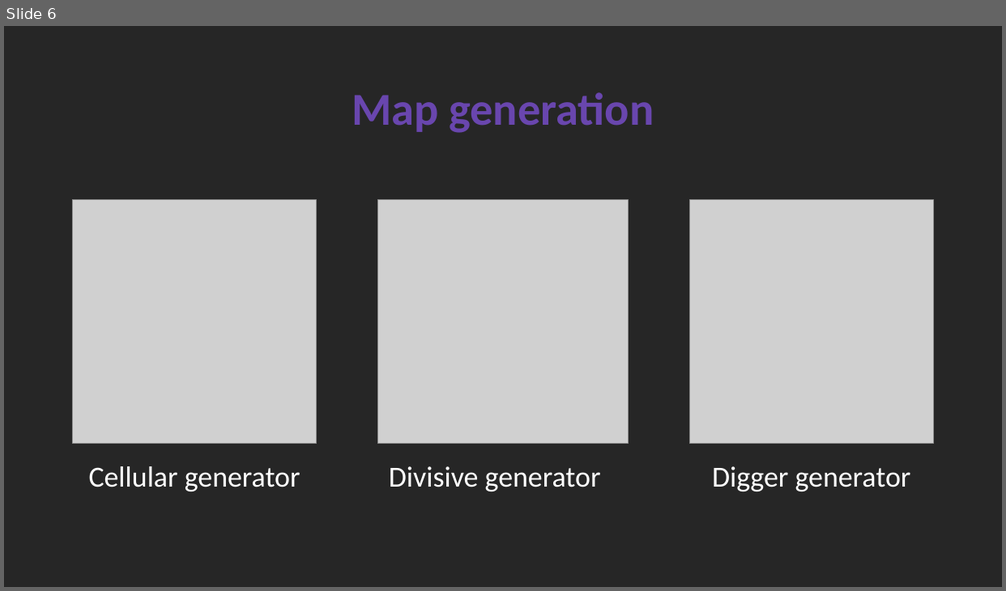
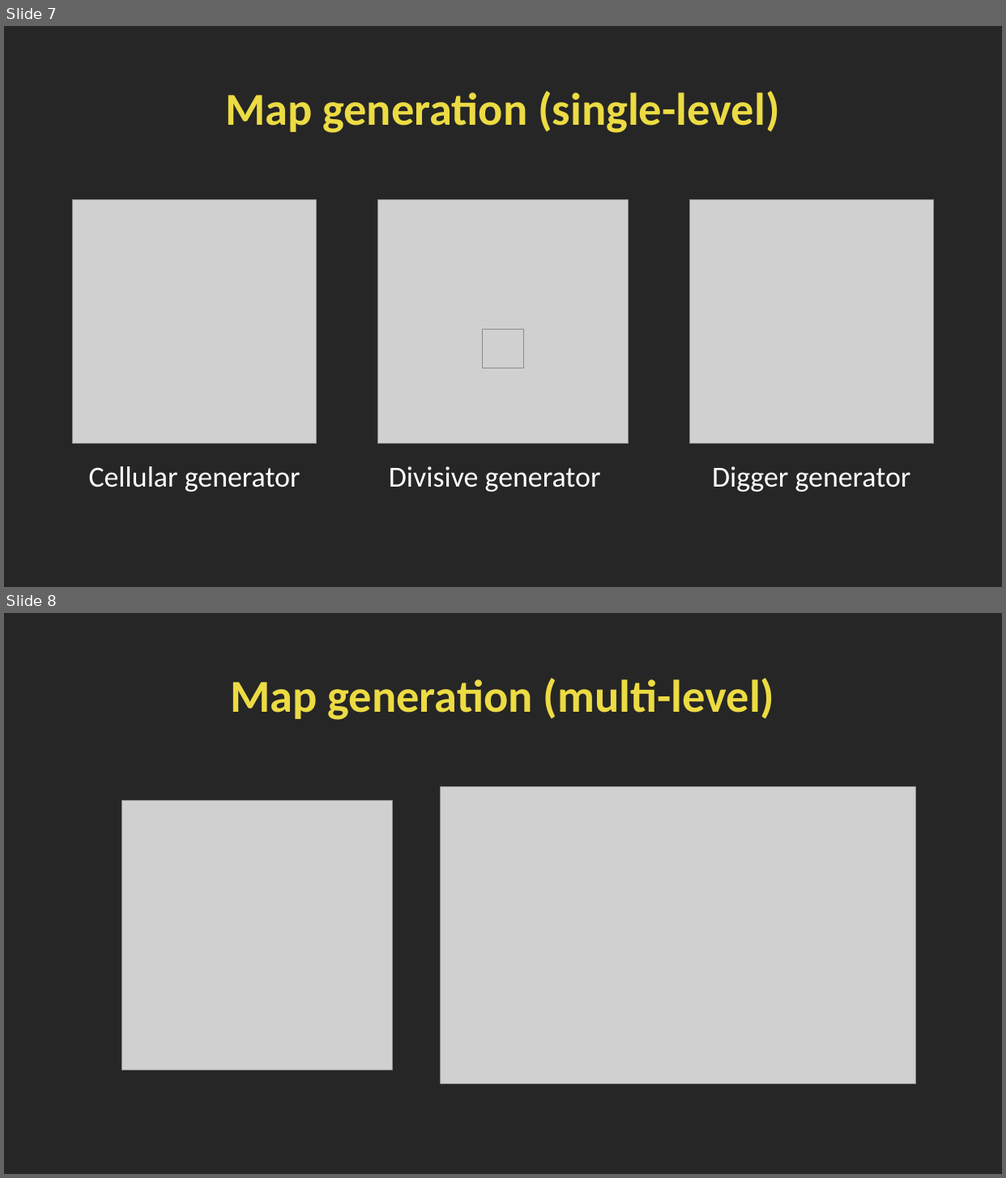
Before and after one commit to SimoDedo/ProjectArena, a slide deck: Presentation/An Online Framework for User-Based Analysis of Maps in First Person Shooters.pptx. Shown one above the other, each under a label of ours: slide 6 before the commit, slides 7 and 8 after it. The pictures are 1006x591 and 1006x1178 pixels, drawn with LibreOffice and Linux fonts; fonts in the diff are those of the drawing; grey boxes stand for pictures. Boxes give left, top, right and bottom in pixels: in the first picture for what was removed or moved away, otherwise in the second. Text is boxed around its words. In the diff, an @@ line names an element or a change of style, - is before the commit and + after.

```diff
--- a/Presentation/An Online Framework for User-Based Analysis of Maps in First Person Shooters.pptx
+++ b/Presentation/An Online Framework for User-Based Analysis of Maps in First Person Shooters.pptx
@@ slide 8 added at box(4, 613, 1002, 1174), background #262626 @@
@@ title added at box(230, 678, 775, 720), 44 pt, text #ECDB43, bold @@
+Map generation (multi-level)
@@ picture added at box(122, 800, 393, 1071) @@
@@ picture added at box(440, 786, 916, 1084) @@
@@ what was slide 6 is now slide 7 @@
@@ slide 7 changed as well @@
@@ title at box(225, 91, 779, 133): text changed; text colour #6946AE to #ECDB43 @@
-Map generation
+Map generation (single-level)
@@ picture added at box(483, 329, 524, 368) @@
```
Also in this commit, not shown: 15 other slides changed, 2 other slides added, 3 slides removed, 6 other files.
